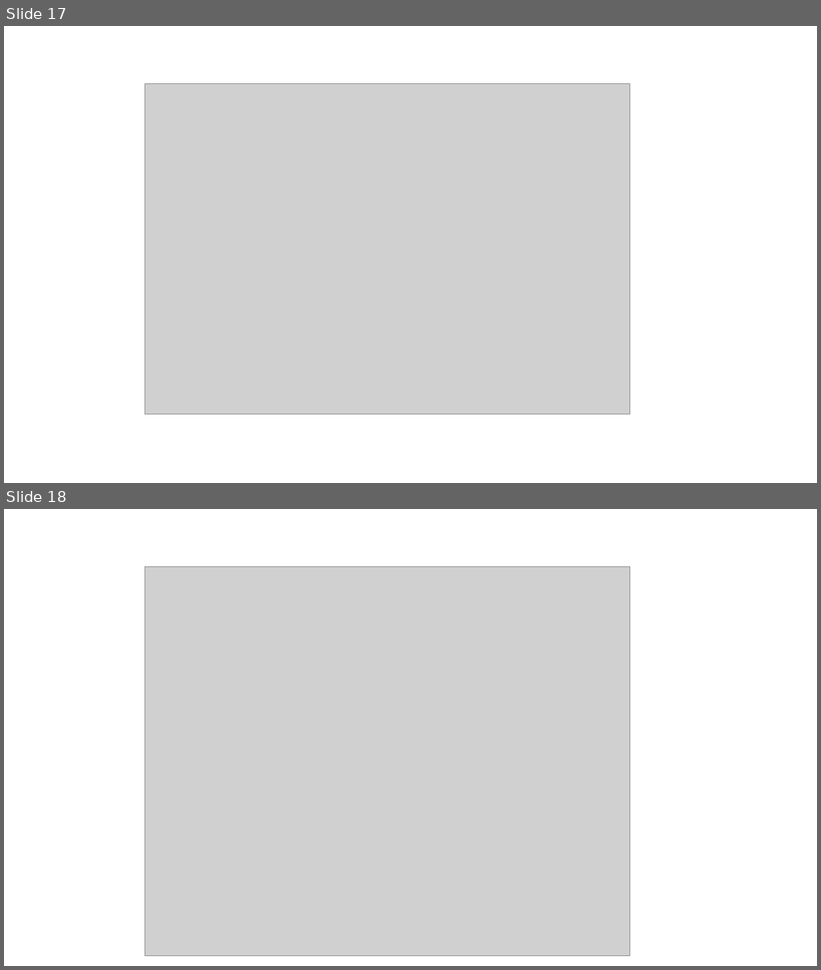
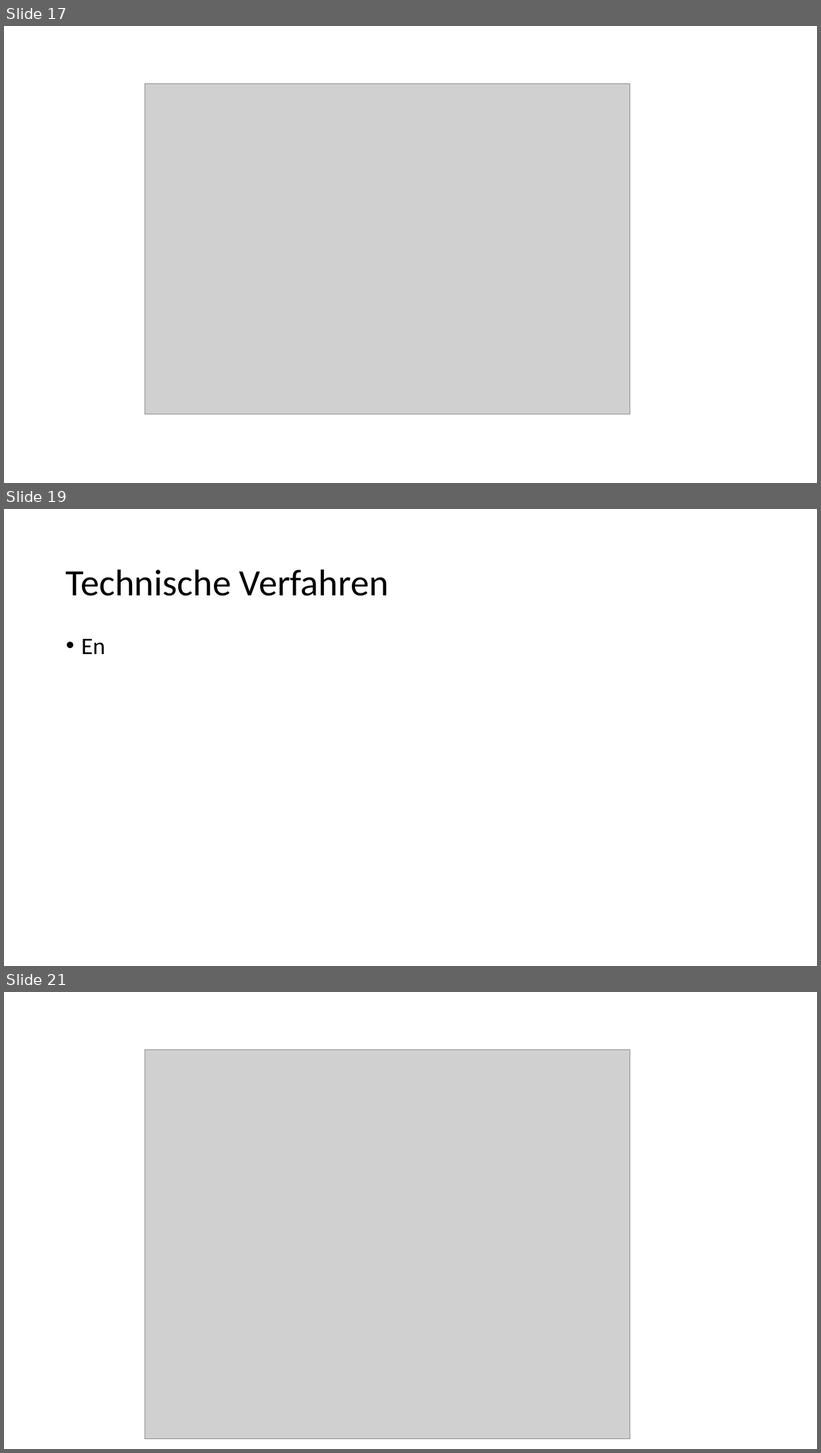
Before and after one commit to bosinoliver/ros-kinect-roboticarm, a slide deck: Kognitive Systeme Vortrag/Ethics in AI.pptx. Shown one above the other, each under a label of ours: slides 17 and 18 before the commit, slides 17, 19 and 21 after it; the slides between them are not shown. The pictures are 821x970 and 821x1453 pixels, drawn with LibreOffice and Linux fonts; fonts in the diff are those of the drawing; grey boxes stand for pictures; background and template pictures are left out. Boxes give left, top, right and bottom in pixels: in the first picture for what was removed or moved away, otherwise in the second. Text is boxed around its words. In the diff, an @@ line names an element or a change of style, - is before the commit and + after.

```diff
--- a/Kognitive Systeme Vortrag/Ethics in AI.pptx
+++ b/Kognitive Systeme Vortrag/Ethics in AI.pptx
@@ slide 19 added at [4, 509, 817, 966], background #FFFFFF @@
@@ title added at [66, 569, 389, 596], 44 pt, text #000000 @@
+Technische Verfahren
@@ text added at [81, 639, 105, 654], 28 pt, text #000000 @@
+• En
@@ what was slide 18 is now slide 21 @@
```
Also in this commit, not shown: 3 slides changed, 2 other slides added, 1 other file.
